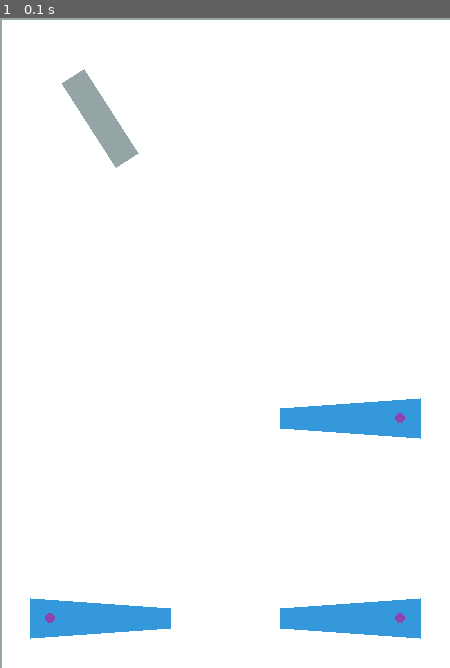
Above: before the commit, frame 1.
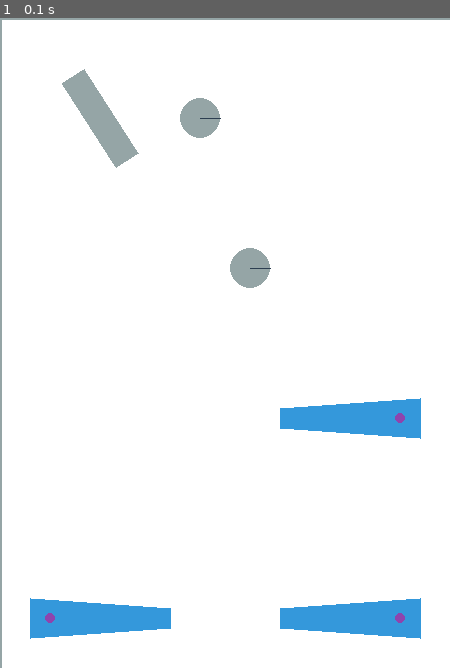
Above: after the commit, the same moment.

Repository: robingread/pypinball
Game: pygame game, started from bin/controller.py
Same seed, same stepped clock (60 frames per second), same inputs: the game is played once before the commit and once after it.
Inputs:
- Up to frame 1 (0.1 s): no input

The runs differ from the first frame. In frame 1, 0.8% of the frame differs, in the area x 40-61%, y 12-42%.

Commit message:
bin: Updated the controller.py module to make use of of the DisplayInterface.window_close event.

Diff:
--- a/bin/controller.py
+++ b/bin/controller.py
@@ -81,6 +81,12 @@
         uid=1000, position=(100, 100), size=(100, 25), angle=1
     )
 )
+physics_interface.add_bumper(
+    bumper=pypinball.domain.RoundBumper(uid=1001, position=(200, 100), radius=15)
+)
+physics_interface.add_bumper(
+    bumper=pypinball.domain.RoundBumper(uid=1002, position=(250, 250), radius=15)
+)
 
 controller = pypinball.Controller(
     audio_interface=audio_interface,
@@ -92,6 +98,20 @@
 
 controller.setup()
 
+RUN = True
+
+
+def shutdown_cb():
+    global RUN
+    RUN = False
+
+
+display_interface.window_close.register_handler(func=shutdown_cb)
 logging.info("Starting main loop")
 for _ in range(10000):
     controller.tick()
+    if not RUN:
+        print("exiting")
+        break
+
+display_interface.close()
